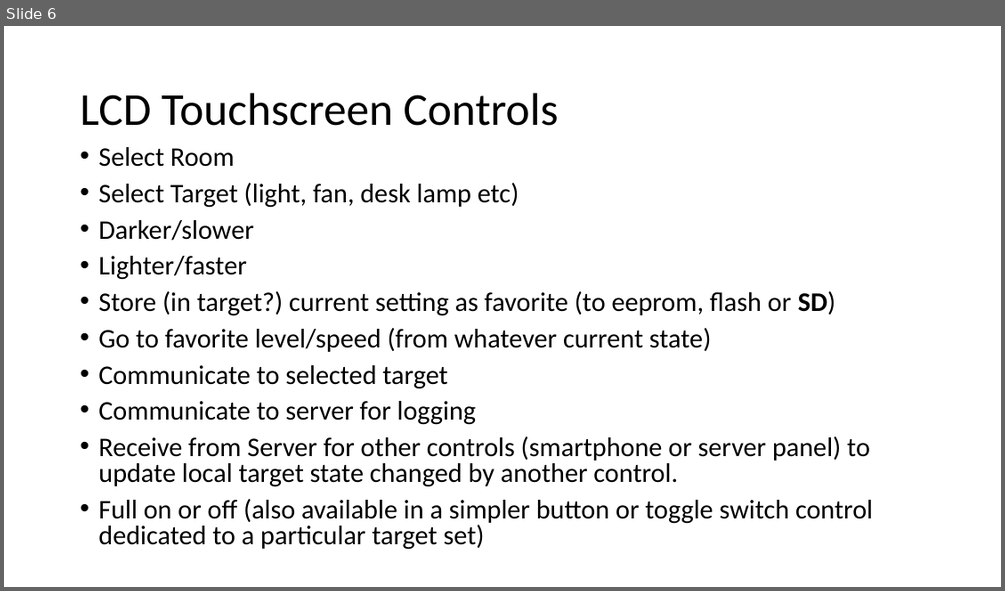
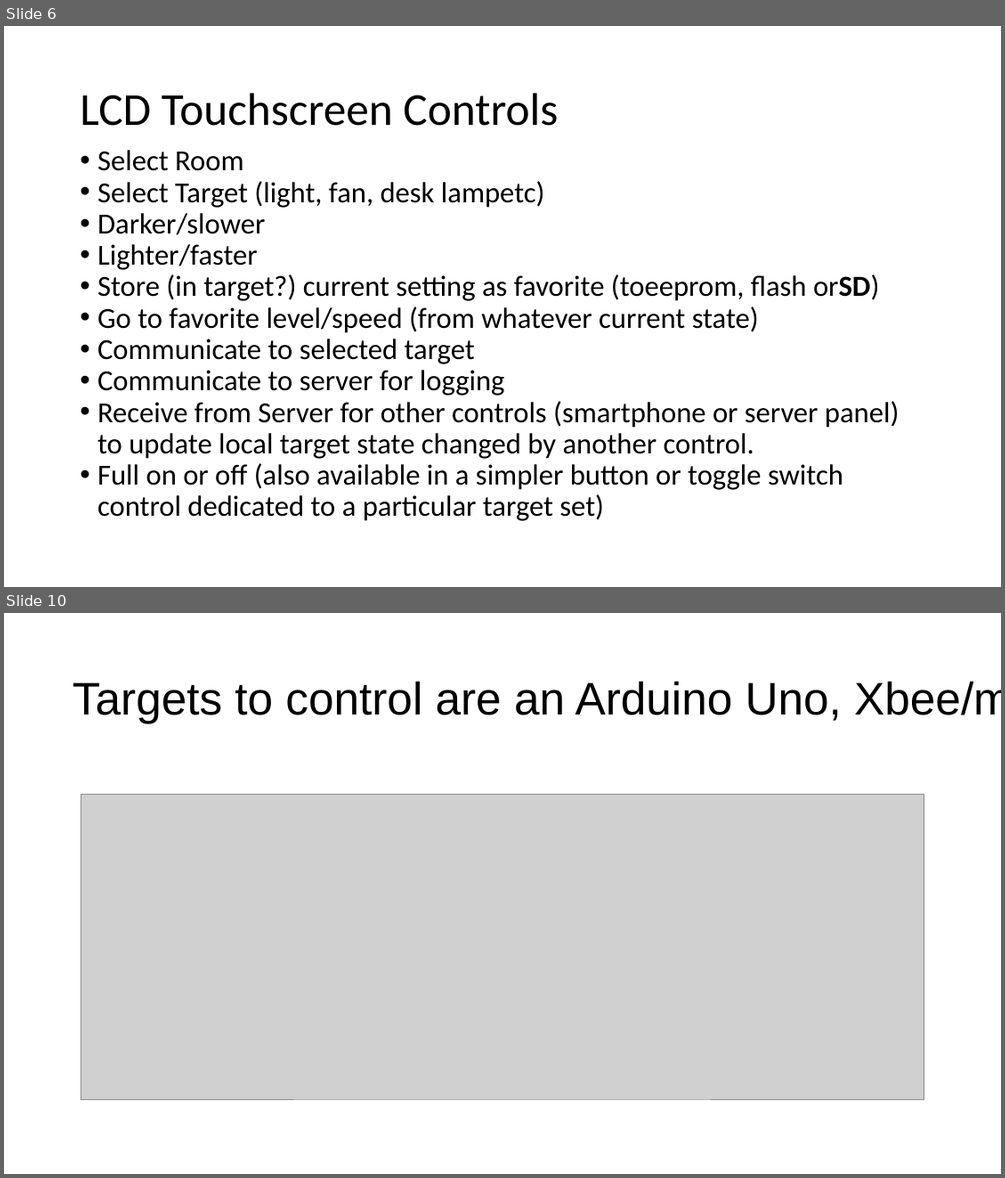
Before and after one commit to amigabill/jhu_EN525.743, a slide deck: Docs/pdr_wtoner_2015fall.pptx. Shown one above the other, each under a label of ours: slide 6 before the commit, slides 6 and 10 after it; the slides between them are not shown. The pictures are 1005x591 and 1005x1178 pixels, drawn with LibreOffice and Linux fonts; fonts in the diff are those of the drawing; grey boxes stand for pictures. Boxes give left, top, right and bottom in pixels: in the first picture for what was removed or moved away, otherwise in the second. Text is boxed around its words. In the diff, an @@ line names an element or a change of style, - is before the commit and + after.

Commit message:
Added to what was submitted for presentation:     General block Diagrams     Estimated Schedule

```diff
--- a/Docs/pdr_wtoner_2015fall.pptx
+++ b/Docs/pdr_wtoner_2015fall.pptx
@@ slide 10 added at (4,613,1001,1174), background #FFFFFF @@
@@ text added at (73,681,1001,724), 44 pt, text #000000 @@
+Targets to control are an Arduino Uno, Xbee/microSD shield, and a Triac AC control circuit. (added after PDR submitted for presentation)
@@ picture added at (81,795,924,1099) @@
@@ slide 6 changed as well @@
@@ text at (97,150,899,521): size 25.9 to 28 pt in "Select Room", "Darker/slower", "Lighter/faster", "Go to favorite level/speed (from whatever current ..." and 4 more places; indent changed; line spacing 0.8 to 0.9; less space between paragraphs @@
@@ text at (97,181,545,208): text changed; size 25.9 to 28 pt @@
-• Select Target (light, fan, desk lamp etc)
+• Select Target (light, fan, desk lampetc)
@@ text at (97,274,879,301): text changed; size 25.9 to 28 pt @@
-• Store (in target?) current setting as favorite (to eeprom, flash or SD)
+• Store (in target?) current setting as favorite (toeeprom, flash orSD)
```
Also in this commit, not shown: 6 other slides changed, 4 other slides added.
